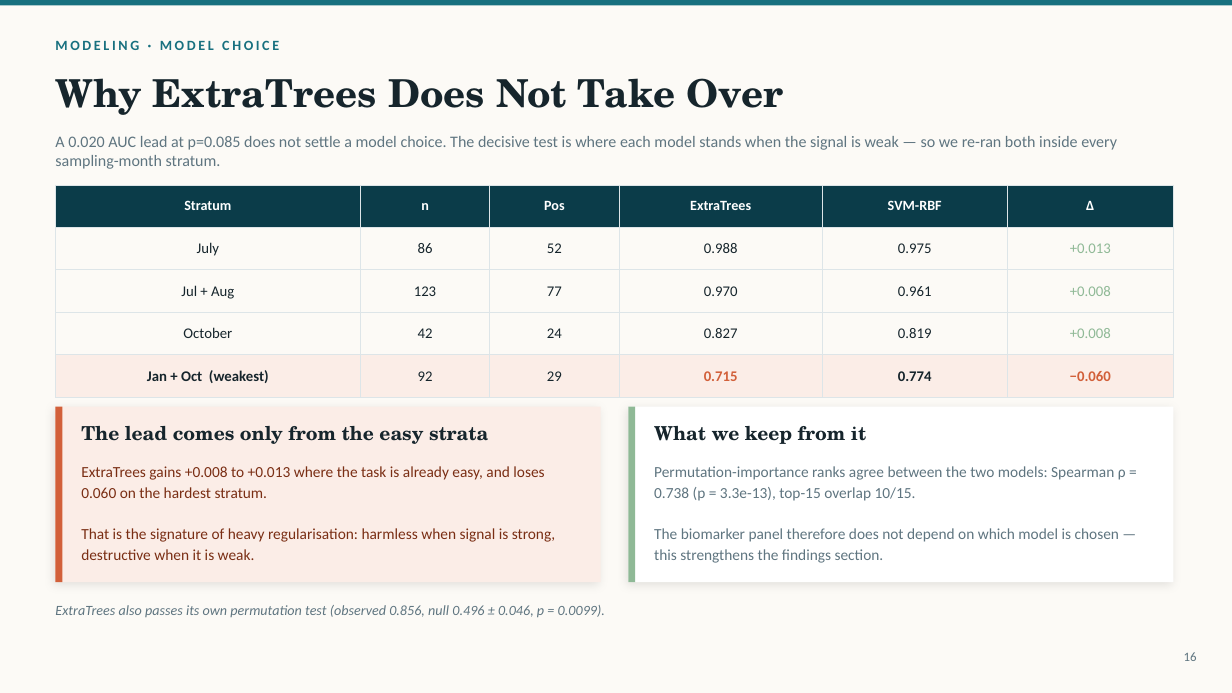
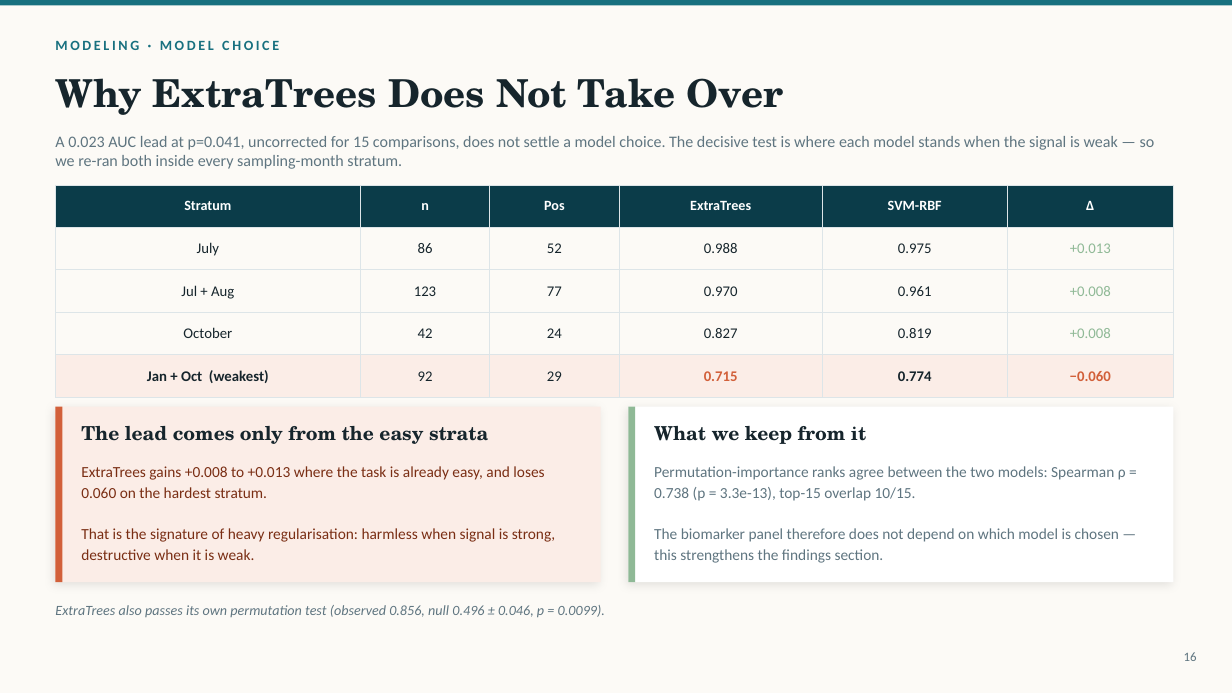
Before and after one commit to pengsihua2023/Christina-machine-learning-project, a slide deck: slide 16 of slides/Influenza_Microbiome_ML_Overview.pptx. Drawn at 1232x693 pixels with LibreOffice and Linux fonts; fonts in the diff are those of the drawing. Boxes give left, top, right and bottom in pixels: in the first picture for what was removed or moved away, otherwise in the second. Text is boxed around its words. In the diff, an @@ line names an element or a change of style, - is before the commit and + after.

```diff
--- a/slides/Influenza_Microbiome_ML_Overview.pptx
+++ b/slides/Influenza_Microbiome_ML_Overview.pptx
@@ text at <box>55,136,1155,169</box>: text changed @@
-A 0.020 AUC lead at p=0.085 does not settle a model choice. The decisive test is where each model stands when the signal is weak — so we re-ran both inside every sampling-month stratum.
+A 0.023 AUC lead at p=0.041, uncorrected for 15 comparisons, does not settle a model choice. The decisive test is where each model stands when the signal is weak — so we re-ran both inside every sampling-month stratum.
```
Also in this commit, not shown: 6 other slides changed, 25 other files.
